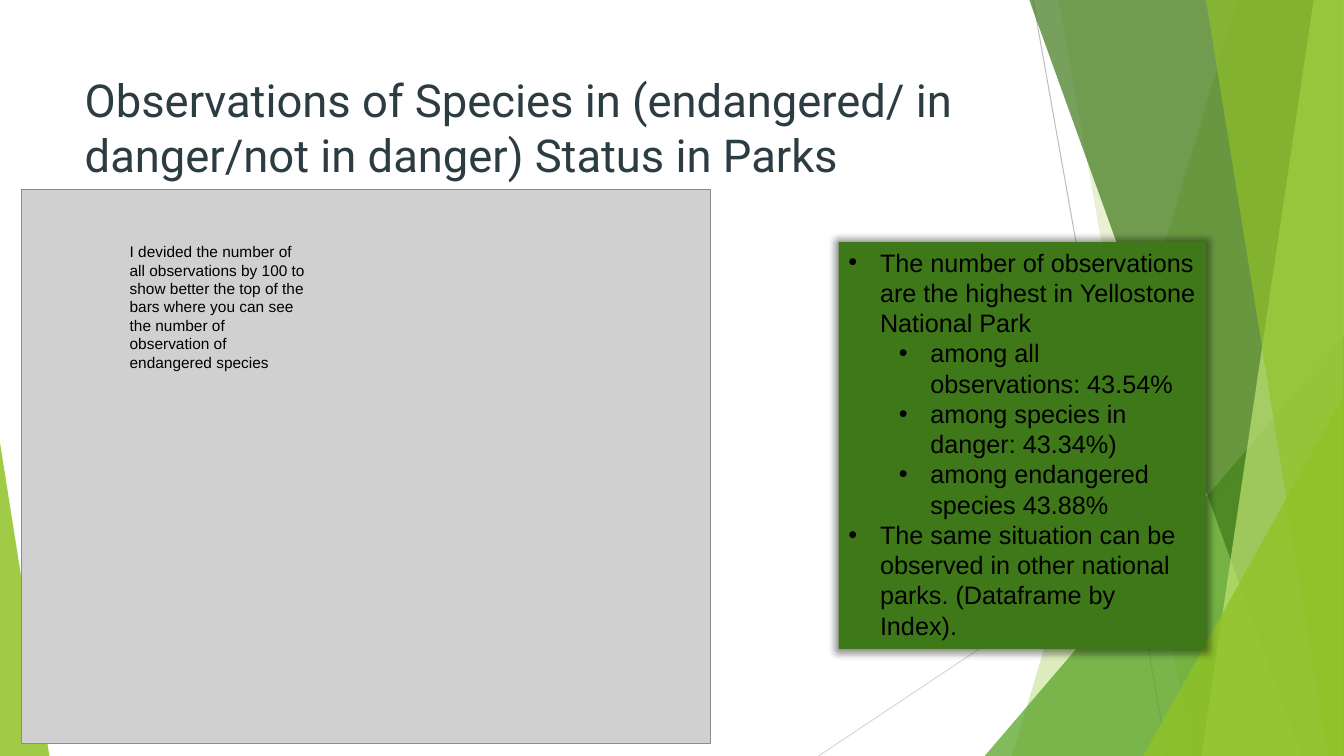
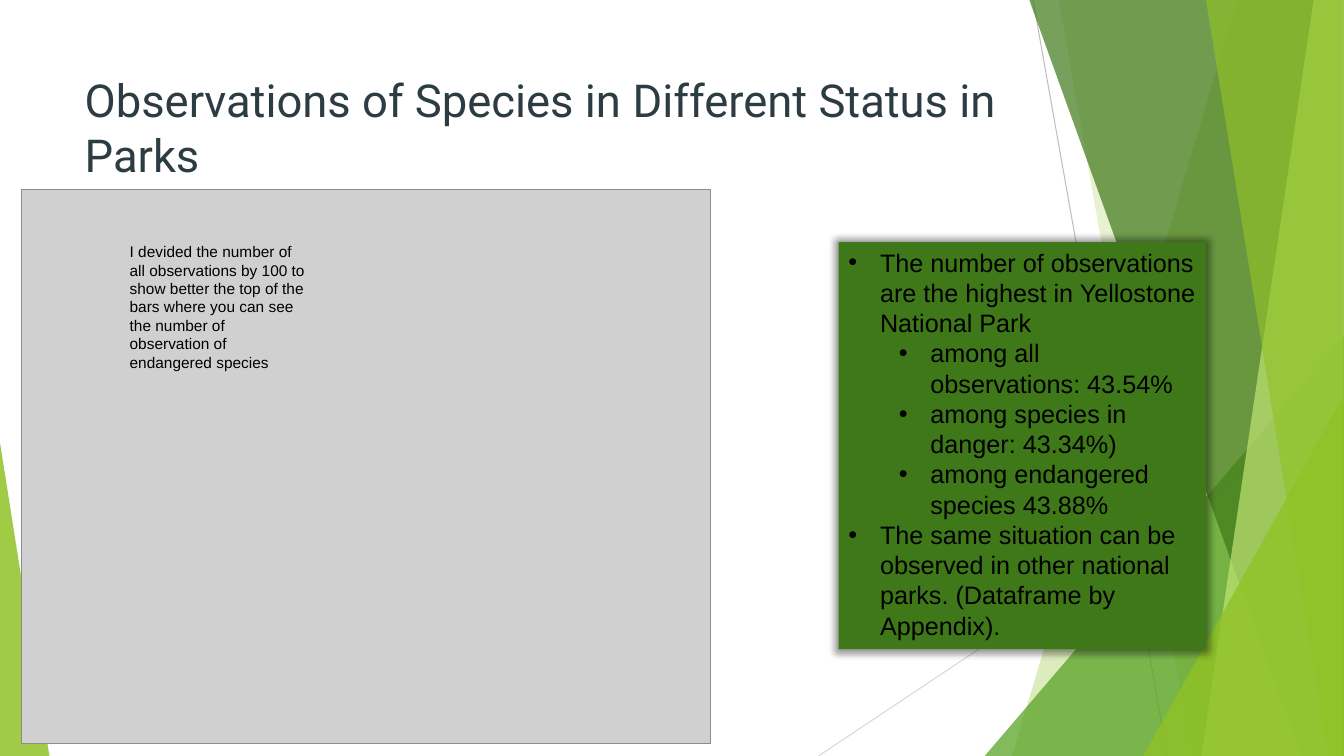
Before and after one commit to kgveronka/biodiversity, a slide deck: slide 17 of Biodiversity in National Parks.pptx. Drawn at 1344x756 pixels with LibreOffice and Linux fonts; fonts in the diff are those of the drawing; grey boxes stand for pictures. Boxes give left, top, right and bottom in pixels: in the first picture for what was removed or moved away, otherwise in the second. Text is boxed around its words. In the diff, an @@ line names an element or a change of style, - is before the commit and + after.

Commit message:
Update Biodiversity in National Parks.pptx
update slides

```diff
--- a/Biodiversity in National Parks.pptx
+++ b/Biodiversity in National Parks.pptx
@@ title at (x1=85, y1=82, x2=995, y2=173): text changed @@
-Observations of Species in (endangered/ in danger/not in danger) Status in Parks
+Observations of Species in Different Status in Parks
@@ text in rectangle at (x1=880, y1=526, x2=1175, y2=640): text changed @@
-• The same situation can be observed in other national parks. (Dataframe by Index).
+• The same situation can be observed in other national parks. (Dataframe by Appendix).
```
Also in this commit, not shown: 13 other slides changed, 7 slides added, 4 slides removed.
